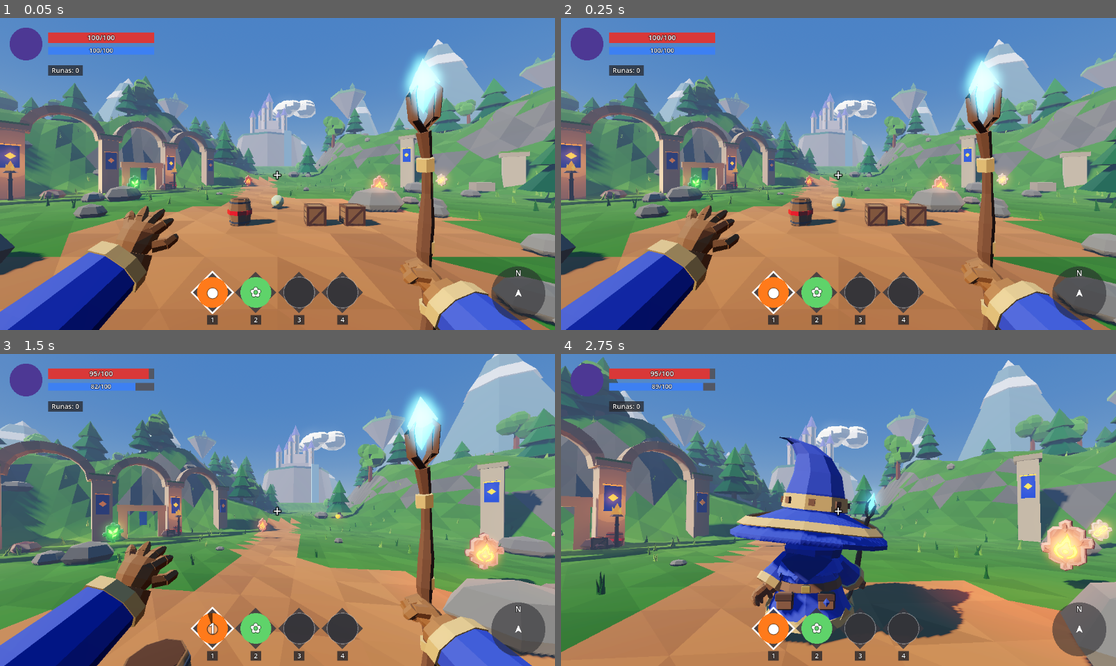
Above: before the commit, frames 1-4 (two rows, left to right).
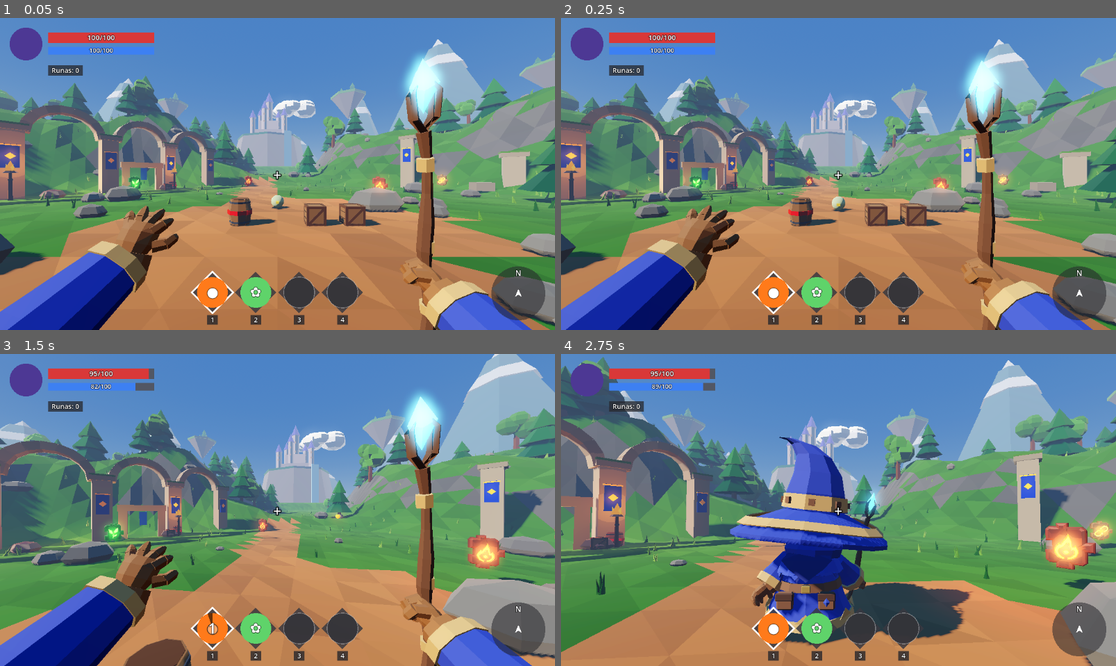
Above: after the commit, the same moments.

Repository: vitortosta4-design/Arcane-Forge
Game: Godot game, scene res://cenas/arena_teste.tscn
The game is run twice, just before and just after one commit, with the same random seed, the same clock (stepped at 60 frames per second) and the same inputs.
Inputs (mouse positions are in pixels of both pictures, inside the frame that each line leads up to):
- Up to frame 1 (0.05 s): no input
- Up to frame 2 (0.25 s): no input
- Up to frame 3 (1.5 s): tap Enter at 0.5 s; move the mouse to (305, 510) at 0.52 s; press the mouse at (305, 510) at 0.53 s; hold W (mover_frente) from 0.53 s (still down); tap Space (pular) at 0.77 s; move the mouse to (249, 510) at 1.27 s; release the mouse at (249, 510) at 1.28 s; tap E (interagir) at 1.35 s
- Up to frame 4 (2.75 s): keep holding W (mover_frente); tap Space (pular) at 1.52 s; move the mouse to (849, 503) at 2.02 s; hold C (trocar_camera) from 2.03 s (still down)

The runs differ from the first frame. In frame 1, 0.2% of the frame differs, in the area x 22-82%, y 49-62%; in frame 2, 0.2%; in frame 3, 0.7%; in frame 4, 1.3%, in the area x 37-100%, y 52-80%.

Commit message:
Runas v5: encaixe de verdade, pedra acesa escura e saturada, luz da frente mais fraca
Silhueta com dente e encaixe nos lados, dentes retos sem sobreposição
(a sobreposição travava o Blender), pedra acesa escura por elemento e
compensada pelo sol do jogo (antes saía salmão no print).

Co-Authored-By: Claude Opus 5.5 <noreply@anthropic.com>
Claude-Session: https://claude.ai/code/session_011N1HNTAgFQZbY8DxdUKc5s

Diff:
--- a/jogo/scripts/forja/runa_coletavel.gd
+++ b/jogo/scripts/forja/runa_coletavel.gd
@@ -58,7 +58,9 @@
 
 	var luz := OmniLight3D.new()
 	luz.light_color = CORES.get(nome, Color.WHITE)
-	luz.light_energy = 1.0
+	# Fraca: forte, ela clareava a pedra acesa para salmão (a folha pede pedra
+	# escura e saturada, com o brilho só no símbolo).
+	luz.light_energy = 0.45
 	luz.omni_range = 3.5
 	# Na frente do símbolo, para iluminar a face entalhada, não as costas.
 	luz.position = Vector3(0, 0.2, 0.35)
Binary file changed: jogo/assets/modelos/runas/runas_v4_acesas.glb
Not shown, changed: arte/personagens/runas/runas.py
Not shown, changed: evidencias/fase-2/runas_v4/clareira.png
Not shown, changed: evidencias/fase-2/runas_v4/comparacao_folha.png
Not shown, changed: evidencias/fase-2/runas_v4/runa_perto.png
